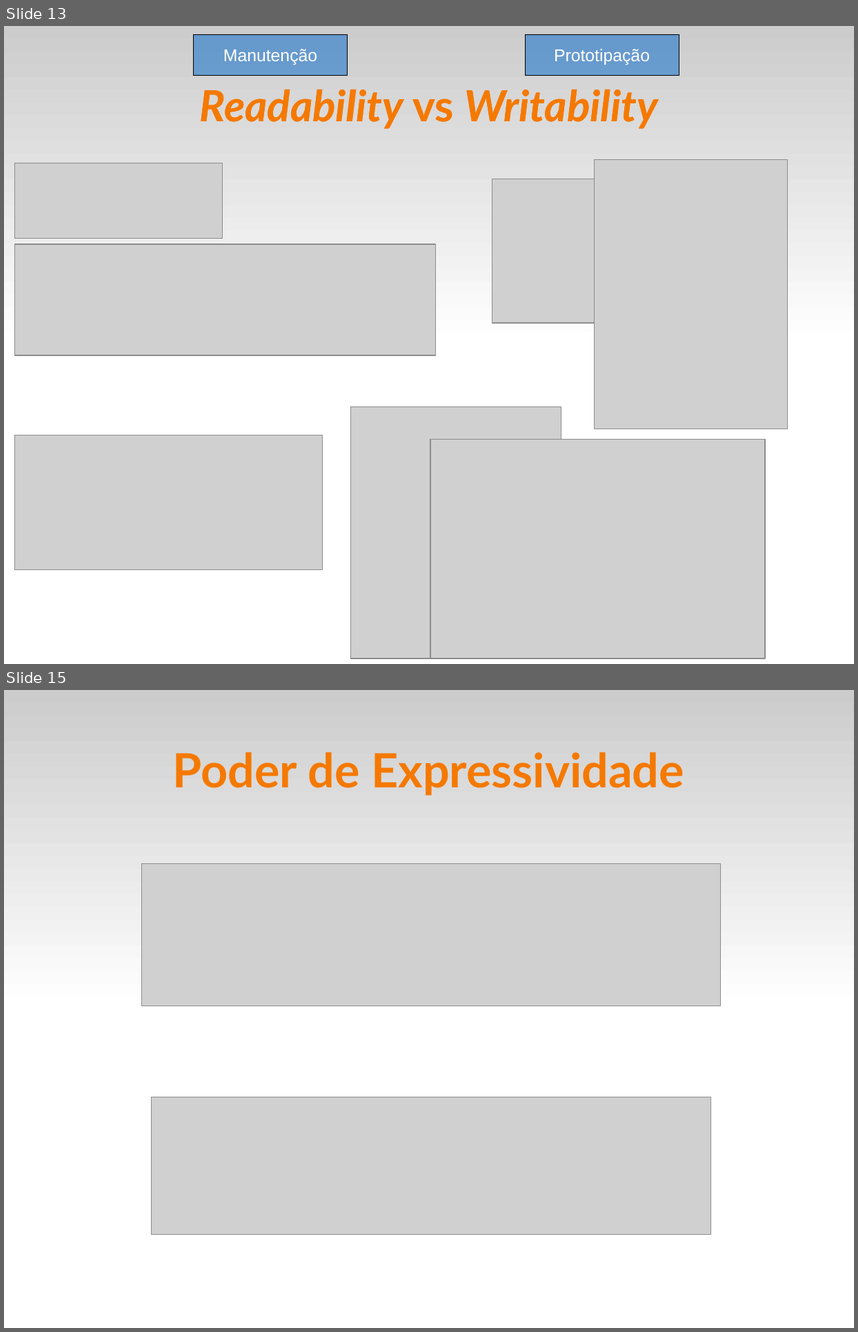
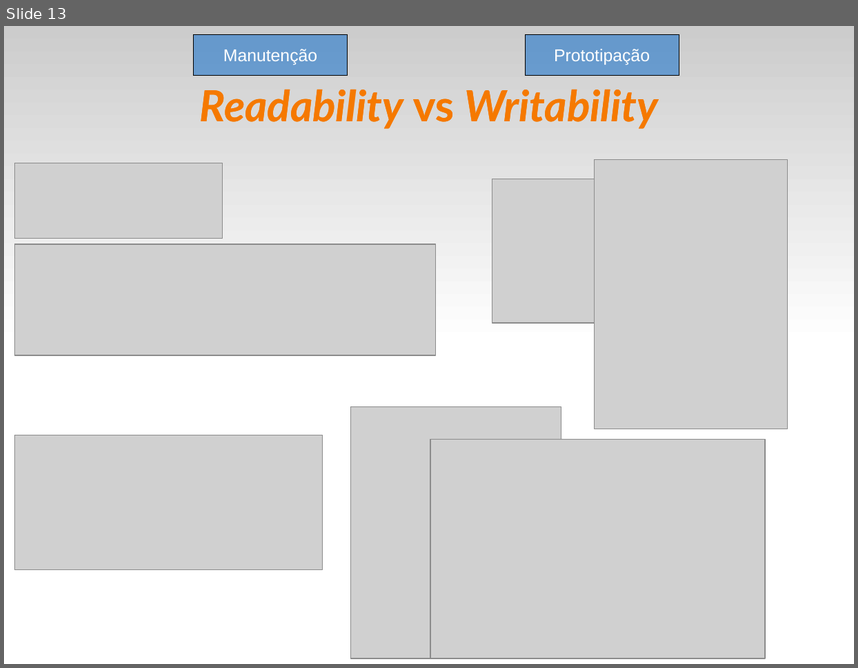
Before and after one commit to fsantanna-uerj/EDL, a slide deck: slides/edl-01.odp. Shown one above the other, each under a label of ours: slides 13 and 15 before the commit, slide 13 after it; the slides between them are not shown. The pictures are 858x1332 and 858x668 pixels, drawn with LibreOffice and Linux fonts; fonts in the diff are those of the drawing; grey boxes stand for pictures. Boxes give left, top, right and bottom in pixels: in the first picture for what was removed or moved away, otherwise in the second. Text is boxed around its words. In the diff, an @@ line names an element or a change of style, - is before the commit and + after.

```diff
--- a/slides/edl-01.odp
+++ b/slides/edl-01.odp
@@ slide 15 removed at [4,690,854,1328], background #FFFFFF; not listed: 1 template element that a slide beside it also shows @@
@@ title removed at [173,752,684,796] @@
-Poder de Expressividade
@@ picture removed at [142,864,722,1005] @@
@@ picture removed at [152,1096,711,1234] @@
```
Also in this commit, not shown: 3 other slides removed, 5 other files.
